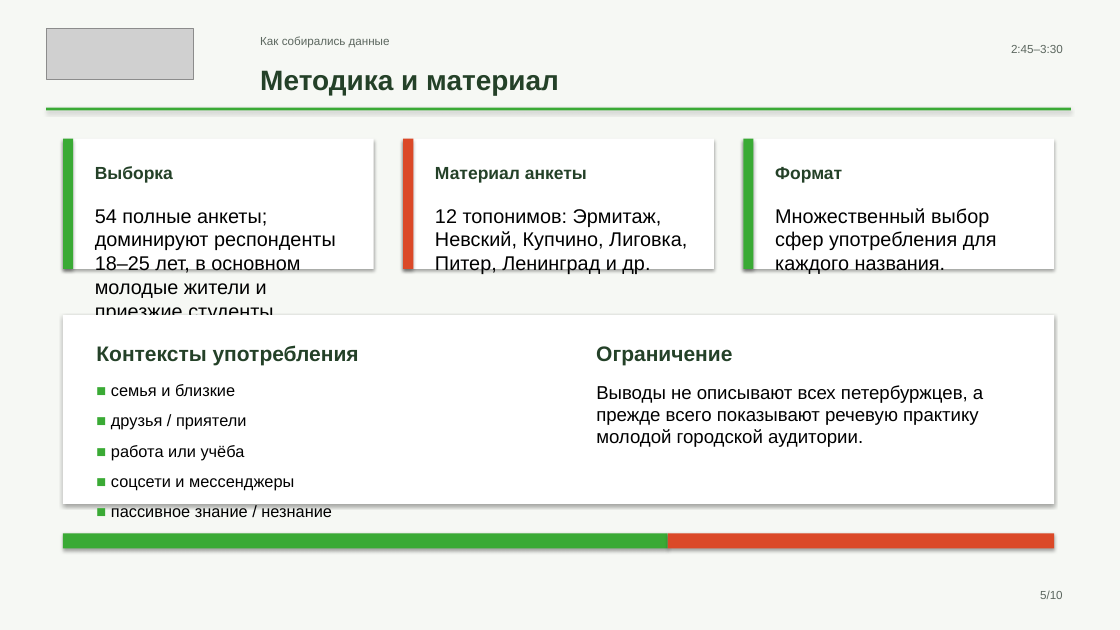
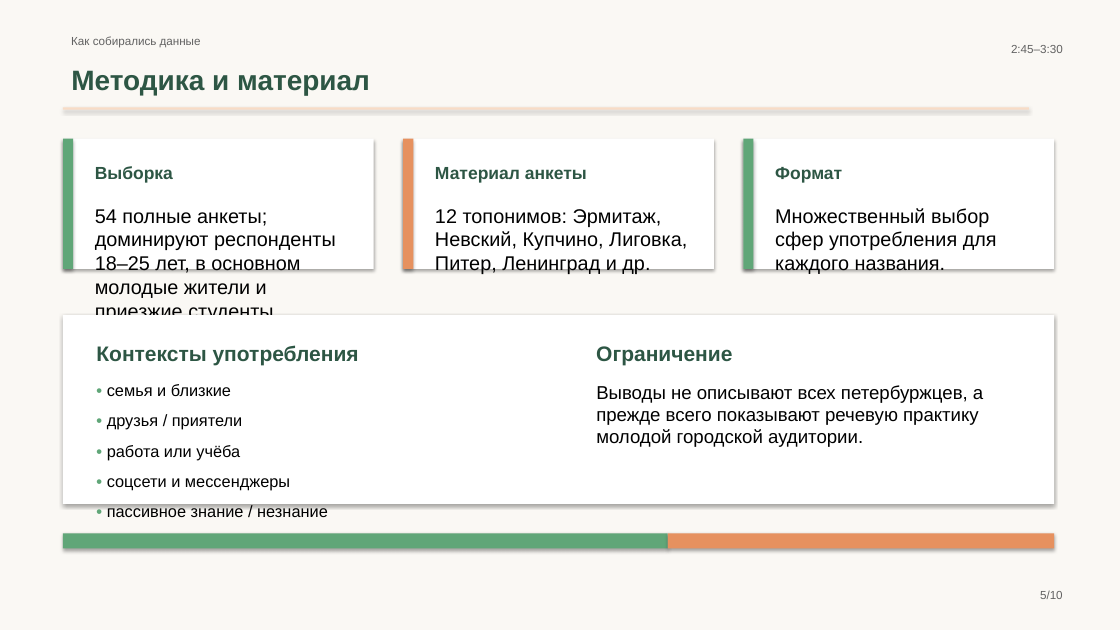
Before and after one commit to mdull2008/project, a slide deck: slide 5 of my_project.pptx. Drawn at 1120x630 pixels with LibreOffice and Linux fonts; fonts in the diff are those of the drawing; grey boxes stand for pictures. Boxes give left, top, right and bottom in pixels: in the first picture for what was removed or moved away, otherwise in the second. Text is boxed around its words. In the diff, an @@ line names an element or a change of style, - is before the commit and + after.

```diff
--- a/my_project.pptx
+++ b/my_project.pptx
@@ background #F6F8F4 to #FAF8F4 @@
@@ picture removed at (x1=46, y1=29, x2=193, y2=79) @@
@@ text "Как собирались данные" moved from (x1=260, y1=36, x2=390, y2=48) to (x1=71, y1=36, x2=201, y2=48) @@
@@ text "Как собирались данные" at (x1=71, y1=36, x2=201, y2=48): text colour #5C675F to #626262 @@
@@ text colour #244128 to #2D5644 in 6 elements at (x1=95, y1=166, x2=173, y2=183), (x1=435, y1=167, x2=587, y2=183), (x1=775, y1=167, x2=842, y2=183), (x1=96, y1=345, x2=359, y2=365), (x1=596, y1=346, x2=732, y2=365), (x1=71, y1=70, x2=370, y2=95) @@
@@ text "Методика и материал" moved from (x1=260, y1=70, x2=559, y2=95) to (x1=71, y1=70, x2=370, y2=95) @@
@@ rectangle resized from (x1=46, y1=108, x2=1071, y2=111) to (x1=63, y1=108, x2=1029, y2=110) @@
@@ rectangle at (x1=63, y1=108, x2=1029, y2=110): fill #3AAA35 to #F8DCC6 @@
@@ rectangle at (x1=403, y1=139, x2=413, y2=269): fill #DB4928 to #E6915F @@
@@ text at (x1=107, y1=384, x2=328, y2=521): text changed @@
-■ семья и близкие
-■ друзья / приятели
-■ работа или учёба
-■ соцсети и мессенджеры
-■ пассивное знание / незнание
+• семья и близкие
+• друзья / приятели
+• работа или учёба
+• соцсети и мессенджеры
+• пассивное знание / незнание
@@ fill #3AAA35 to #60A678 in 3 elements at (x1=63, y1=139, x2=73, y2=269), (x1=744, y1=139, x2=754, y2=269), (x1=63, y1=534, x2=668, y2=549) @@
@@ rectangle at (x1=668, y1=534, x2=1054, y2=549): fill #DB4928 to #E6915F @@
```
Also in this commit, not shown: 9 other slides changed.
